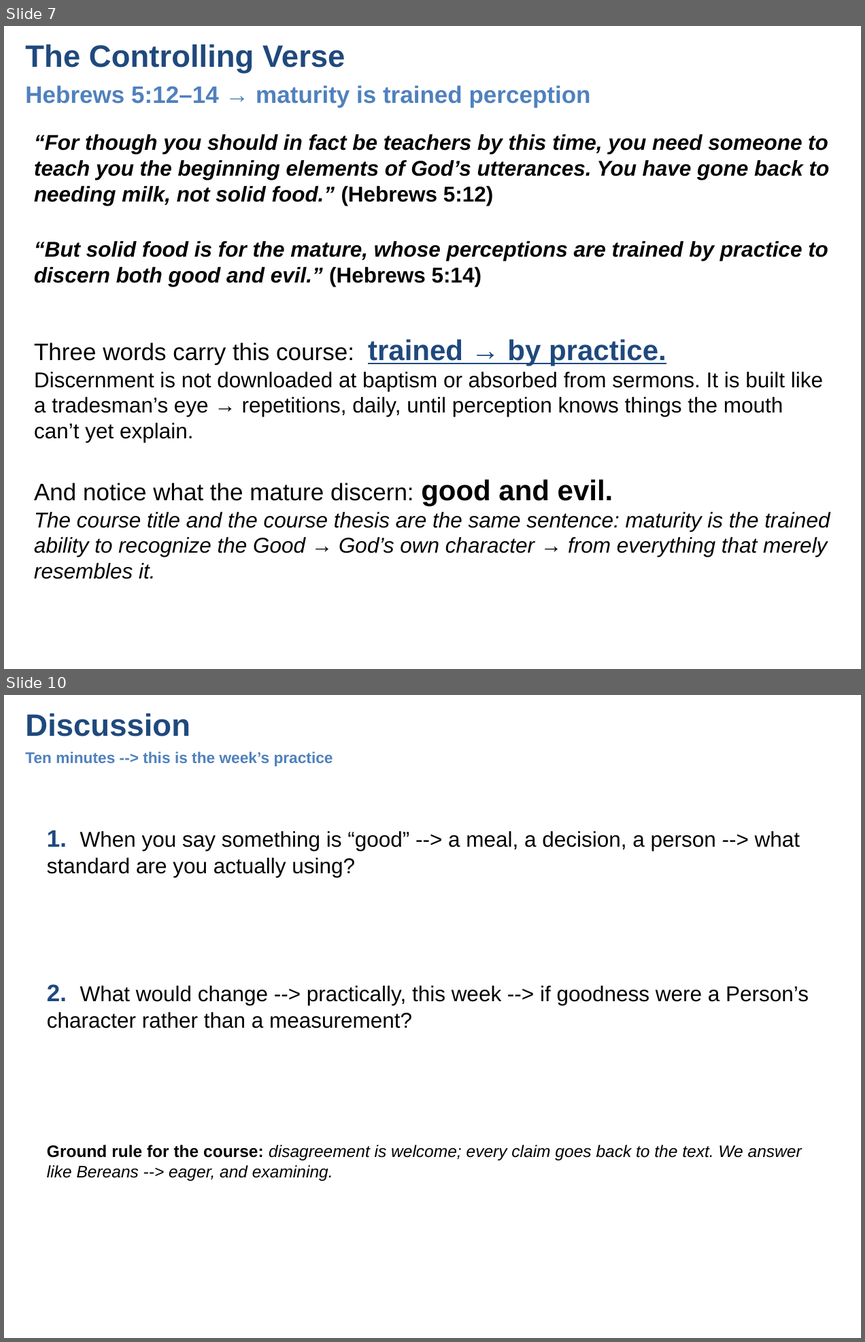
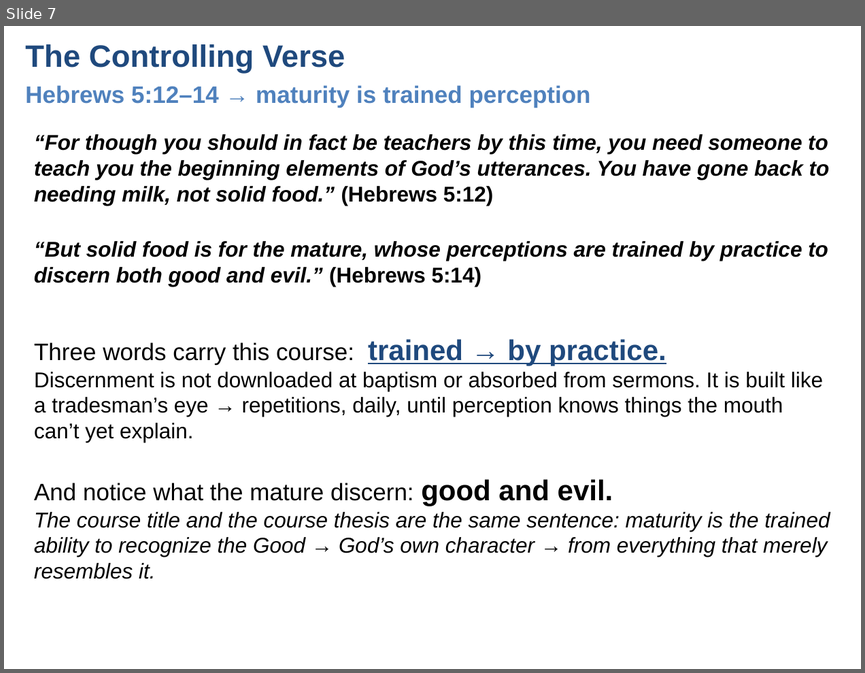
Before and after one commit to UsefulEngines/EvangelismPublic, a slide deck: 2026-Q4/02-PurposeOfTheGood/Week02-PurposeOfTheGood.pptx. Shown one above the other, each under a label of ours: slides 7 and 10 before the commit, slide 7 after it; the slides between them are not shown. The pictures are 865x1342 and 865x673 pixels, drawn with LibreOffice and Linux fonts; fonts in the diff are those of the drawing. Boxes give left, top, right and bottom in pixels: in the first picture for what was removed or moved away, otherwise in the second. Text is boxed around its words. In the diff, an @@ line names an element or a change of style, - is before the commit and + after.

```diff
--- a/2026-Q4/02-PurposeOfTheGood/Week02-PurposeOfTheGood.pptx
+++ b/2026-Q4/02-PurposeOfTheGood/Week02-PurposeOfTheGood.pptx
@@ slide 10 removed at <box>4,695,861,1338</box>, background #FFFFFF @@
@@ text removed at <box>25,713,190,736</box> @@
-Discussion
@@ text removed at <box>25,751,333,766</box> @@
-Ten minutes --> this is the week’s practice
@@ text removed at <box>47,830,800,877</box> @@
-1. When you say something is “good” --> a meal, a decision, a person --> what standard are you actually using?
@@ text removed at <box>47,984,808,1028</box> @@
-2. What would change --> practically, this week --> if goodness were a Person’s character rather than a measurement?
@@ text removed at <box>47,1144,802,1181</box> @@
-Ground rule for the course: disagreement is welcome; every claim goes back to the text. We answer like Bereans --> eager, and examining.
```
Also in this commit, not shown: 3 slides changed, 2 other files.
